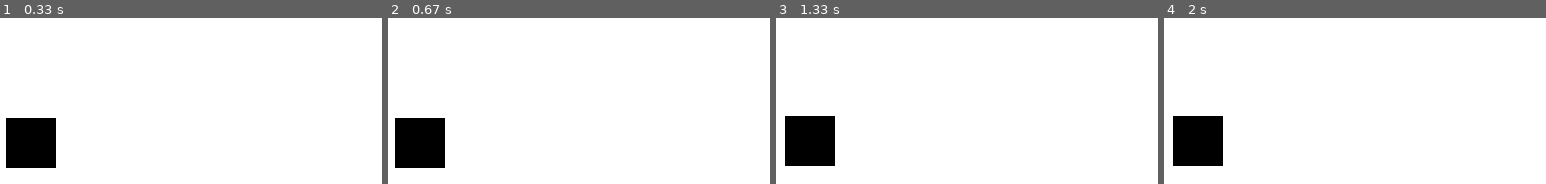
Above: before the commit, frames 1-4 (left to right).
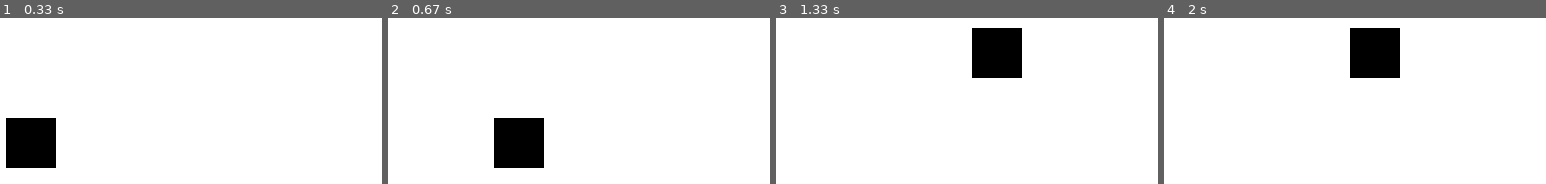
Above: after the commit, the same moments.

Repository: krejdlt22/pygame
Game: pygame game, started from src/main.py
Same seed, same stepped clock (60 frames per second), same inputs: the game is played once before the commit and once after it.
Inputs:
- Up to frame 1 (0.33 s): no input
- Up to frame 2 (0.67 s): hold Right from 0.33 s (still down)
- Up to frame 3 (1.33 s): release Right at 0.8 s; hold Up 0.83-1.13 s; hold Right from 1.17 s (still down)
- Up to frame 4 (2 s): release Right at 1.63 s; hold Left from 1.67 s (still down)

Frame 1 is identical in both runs. In frame 2, 7.9% of the frame differs, in the area x 1-41%, y 60-91%; in frame 3, 7.9%; in frame 4, 7.9%.

Commit message:
Limitace vykreslovaných snímků

Diff:
--- a/src/main.py
+++ b/src/main.py
@@ -1,20 +1,24 @@
 # pouzite knihovny
 import sys
-
 # pouzity framework
 import pygame
 # spusteni frameworku
 pygame.init()
 
+# pocatecni hodnoty
 ROZLISENI = ROZLISENI_X, ROZLISENI_Y = 800, 600
+FPS_COUNT = 60
+
+rozmer_x = rozmer_y = 50
+pozice_x = 200
+pozice_y = 100
+rychlost = 5 # pixely / frame
 
 # vytvoreni okna (stanoveni rozliseni)
 okno = pygame.display.set_mode(ROZLISENI)
 
-# pocatecni hodnoty
-rozmer_x = rozmer_y = 50
-pozice_x = 200
-pozice_y = 100
+# pomocny objekt pro nastaveni FPS
+hodiny = pygame.time.Clock()
 
 # vykreslovaci smycka
 while True:
@@ -38,13 +42,13 @@
 
     # pohyb ctverecku klavesnici
     if klavesnice[pygame.K_LEFT]:
-        pozice_x -= 0.1
+        pozice_x -= rychlost
     if klavesnice[pygame.K_RIGHT]:
-        pozice_x += 0.1
+        pozice_x += rychlost
     if klavesnice[pygame.K_UP]:
-        pozice_y -= 0.1
+        pozice_y -= rychlost
     if klavesnice[pygame.K_DOWN]:
-        pozice_y += 0.1
+        pozice_y += rychlost
 
     # omezeni pohybu ctverecku
     if pozice_x < 0:
@@ -66,3 +70,5 @@
 
     # refresh zobrazeni
     pygame.display.update()
+    # nastaveni max. poctu snimku za sekundu
+    hodiny.tick(FPS_COUNT)
